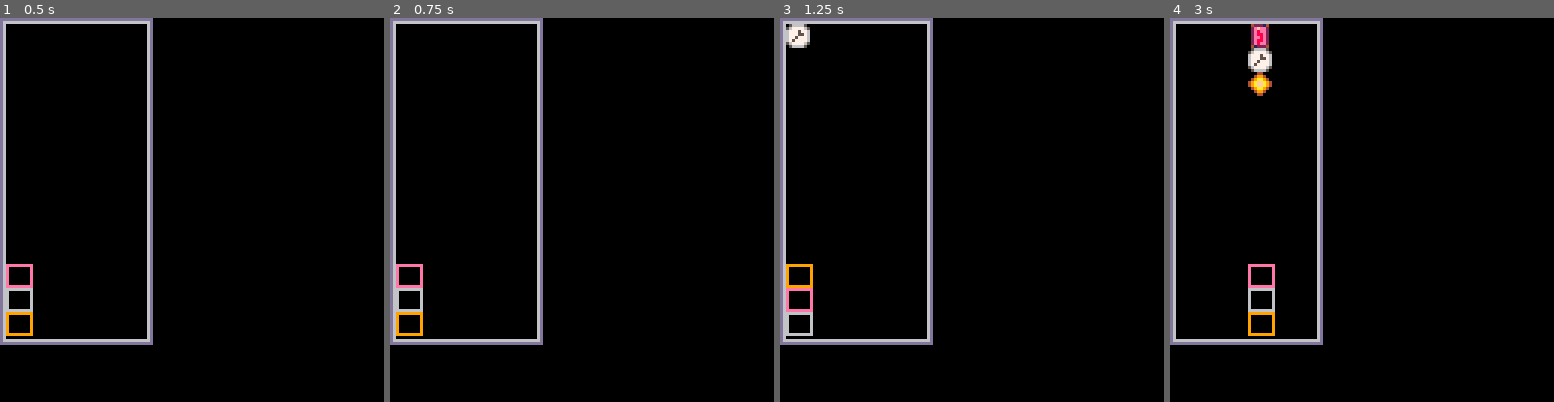
Above: before the commit, frames 1-4 (left to right).
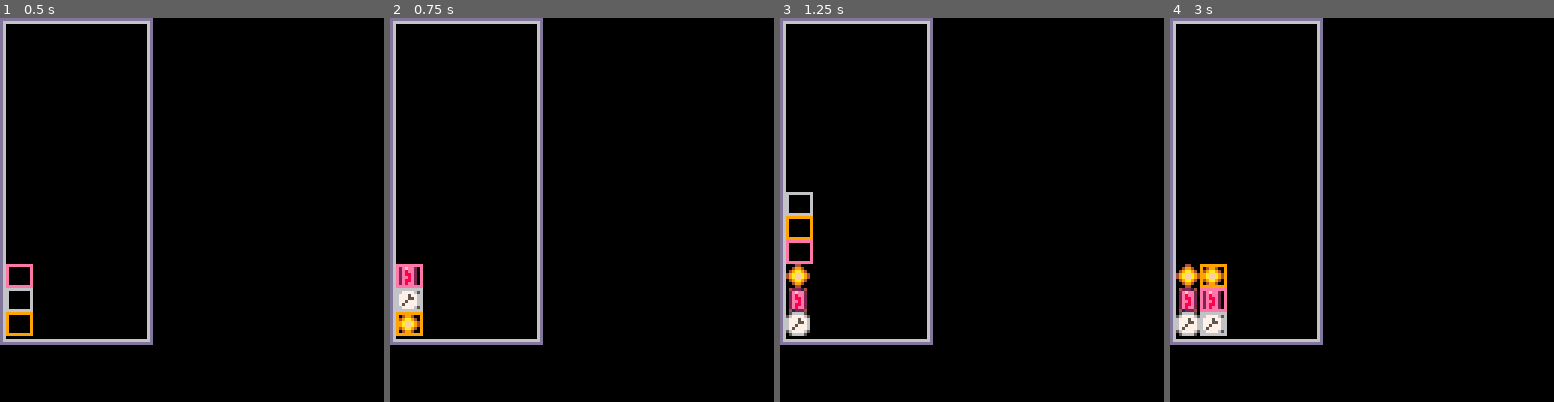
Above: after the commit, the same moments.

Repository: brunopinheiro/pico8_carts
Game: PICO-8 cartridge tagw.p8
Same seed, same stepped clock (60 frames per second), same inputs: the game is played once before the commit and once after it.
Inputs:
- Up to frame 1 (0.5 s): tap X (X key) at 0.33 s
- Up to frame 2 (0.75 s): tap O (Z key) at 0.7 s
- Up to frame 3 (1.25 s): tap X (X key) at 1.07 s
- Up to frame 4 (3 s): hold Right 1.6-2.1 s; tap O (Z key) every 0.4 s from 1.7 to 2.9 s; tap X (X key) at 1.85, 2.97 s; hold Up 2.15-2.42 s; hold Right from 2.47 s (still down)

Frame 1 is identical in both runs. In frame 2, 0.7% of the frame differs, in the area x 2-8%, y 64-83%; in frame 3, 2.1%; in frame 4, 3.6%, in the area x 1-28%, y 1-83%.

Commit message:
[tagw] enable the instant glue command

Diff:
--- a/tagw.p8
+++ b/tagw.p8
@@ -199,6 +199,7 @@
 	local animator = new_animator()
 	local x, y  = 2, -30
 	local fall_locked, fall_speedup = false, 0
+	local hor_locked = false
 	local glue_attempts = 0
 
 	function try_swap()
@@ -216,6 +217,16 @@
 			fall_speedup = 0.95
 		else
 			fall_speedup = 0
+		end
+	end
+
+	function try_instant_glue()
+		if btnp(btn_o) then
+			y = board.max_y(x) - 16
+			fall_locked = true
+			hor_locked = true
+			animator:stop('fall')
+			delayed(animator, 'instant_glue', { duration=0.5, callback=function() board:glue() end })
 		end
 	end
 
@@ -239,8 +250,10 @@
 		local bounds = board.move_bounds(x, y + 16)
 
 		-- horizontal
-		local hor = btnp(btn_left) and bounds.left or (btnp(btn_right) and bounds.right or 0)
-		x = x + hor
+		if not hor_locked then
+			local hor = btnp(btn_left) and bounds.left or (btnp(btn_right) and bounds.right or 0)
+			x = x + hor
+		end
 
 		-- vertical
 		if not fall_locked then
@@ -262,6 +275,7 @@
 			animator:update()
 			try_swap()
 			try_speedup()
+			try_instant_glue()
 			move()
 		end,
 
